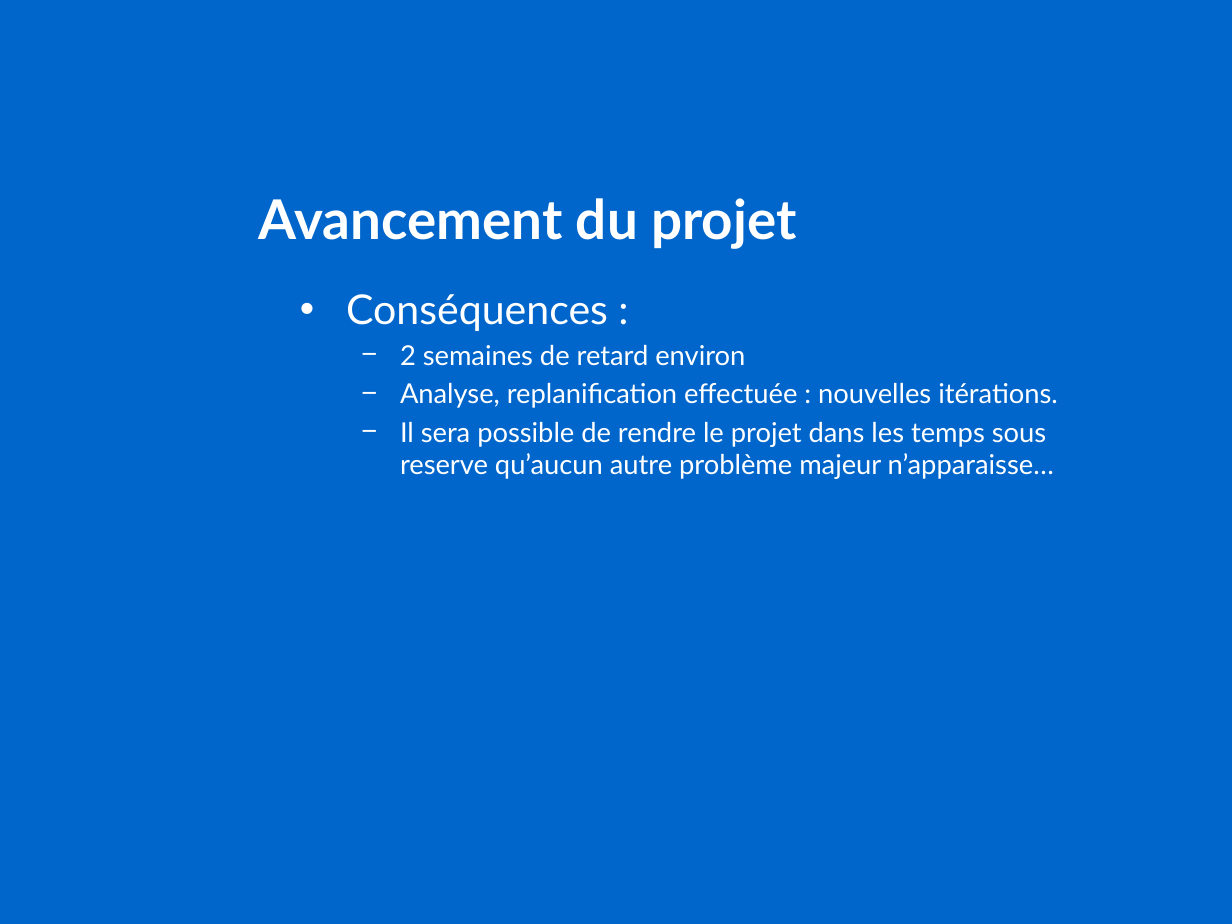
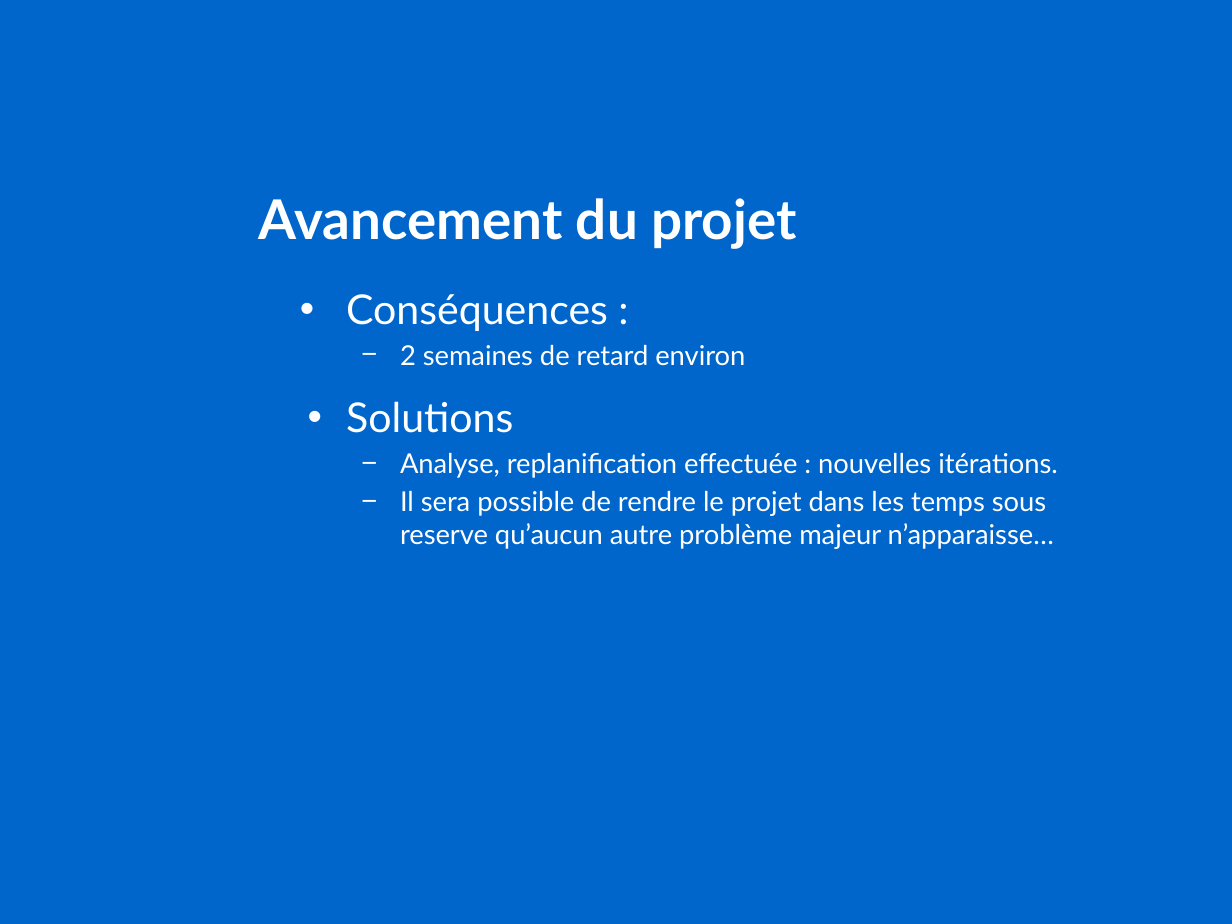
Before and after one commit to antoineNourZaf/PRO--OMP, a slide deck: slide 9 of Projet OMP.pptx. Drawn at 1232x924 pixels with LibreOffice and Linux fonts; fonts in the diff are those of the drawing; background and template pictures are left out. Boxes give left, top, right and bottom in pixels: in the first picture for what was removed or moved away, otherwise in the second. Text is boxed around its words. In the diff, an @@ line names an element or a change of style, - is before the commit and + after.

```diff
--- a/Projet OMP.pptx
+++ b/Projet OMP.pptx
@@ text at (346,401,513,433): paragraph added @@
+• Solutions
```
Also in this commit, not shown: 5 other slides changed, 1 slide added, 5 other files.
